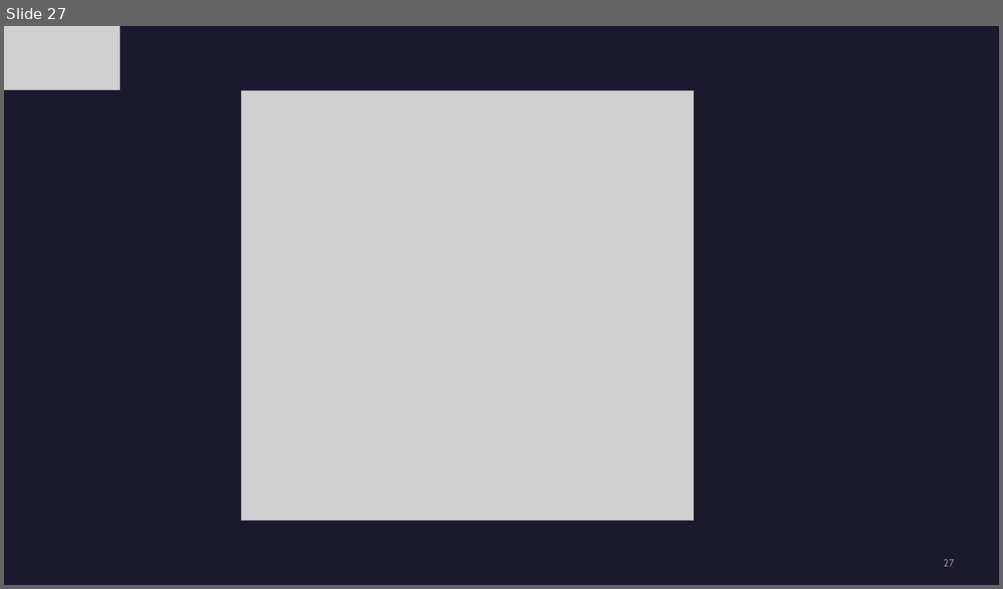
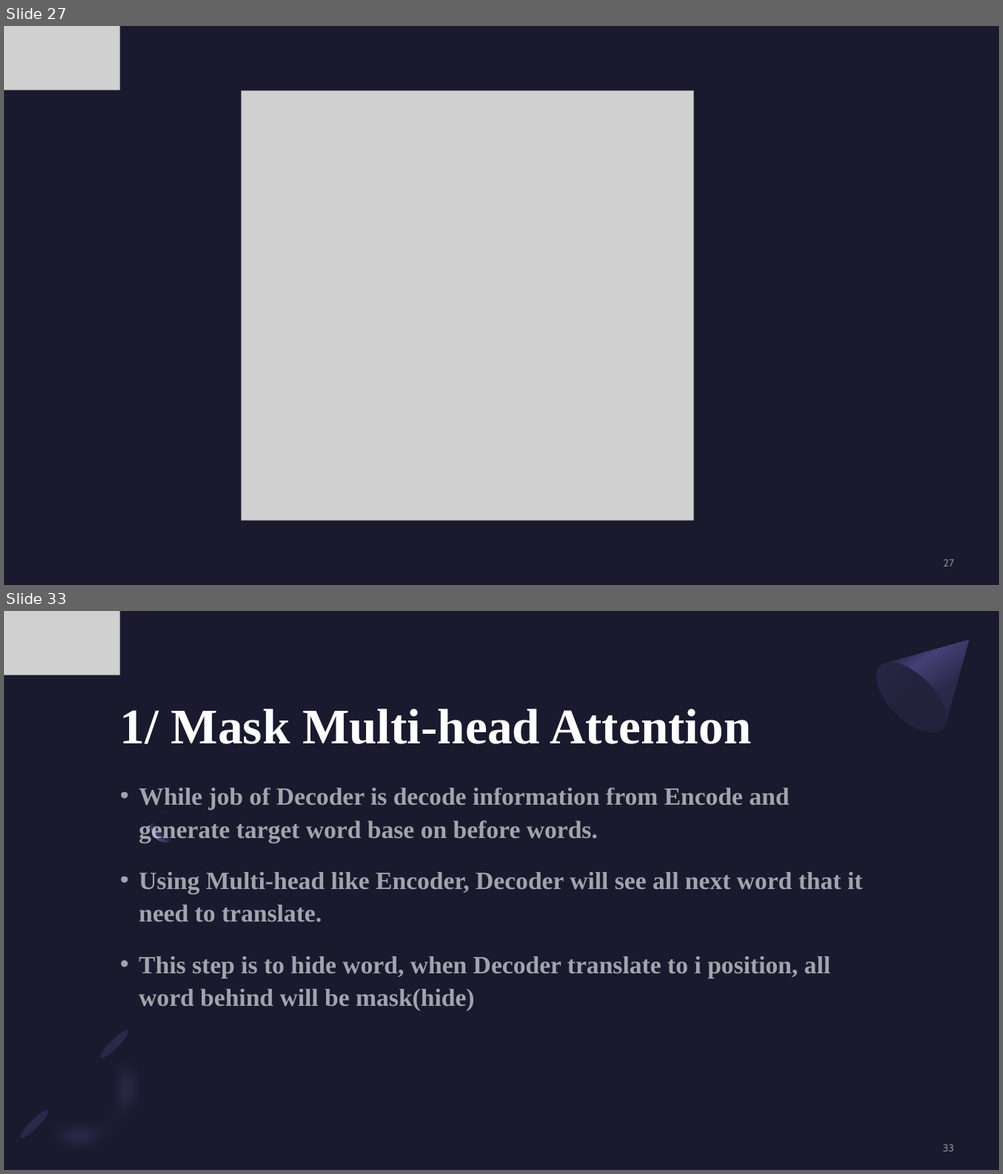
Before and after one commit to kiranes8c/CNTT2, a slide deck: DOC/Tuan 1 - Tìm hiểu machine translation.pptx. Shown one above the other, each under a label of ours: slide 27 before the commit, slides 27 and 33 after it; the slides between them are not shown. The pictures are 1003x589 and 1003x1174 pixels, drawn with LibreOffice and Linux fonts; fonts in the diff are those of the drawing; grey boxes stand for pictures. Boxes give left, top, right and bottom in pixels: in the first picture for what was removed or moved away, otherwise in the second. Text is boxed around its words. In the diff, an @@ line names an element or a change of style, - is before the commit and + after.

```diff
--- a/DOC/Tuan 1 - Tìm hiểu machine translation.pptx
+++ b/DOC/Tuan 1 - Tìm hiểu machine translation.pptx
@@ slide 33 added at box(4, 611, 999, 1170), background #1B192E @@
@@ picture added at box(4, 611, 119, 675) @@
@@ freeform shape added at box(865, 611, 999, 744), fill gradient #2C284A to #454075 to #1B192E @@
@@ ellipse added at box(864, 651, 958, 744), fill gradient #23213C to #2C284A @@
@@ title added at box(120, 709, 751, 744), 48 pt, text #FFFFFF, bold @@
+1/ Mask Multi-head Attention
@@ text added at box(139, 788, 862, 1011), 24 pt, text #FFFFFF at 60% opacity, bold @@
+• While job of Decoder is decode information from Encode and generate target word base on before words.
+• Using Multi-head like Encoder, Decoder will see all next word that it need to translate.
+• This step is to hide word, when Decoder translate to i position, all word behind will be mask(hide)
@@ ellipse added at box(151, 812, 180, 842), fill gradient #1B192E to #7771B2 @@
@@ freeform shape added at box(12, 1022, 183, 1170), fill #7771B2 at 40% opacity @@
@@ ellipse added at box(98, 1028, 131, 1062), fill #2C284A @@
@@ ellipse added at box(18, 1108, 51, 1142), fill #2C284A @@
@@ page number added at box(942, 1145, 953, 1152), 10 pt, text #A6A6A6 at 80% opacity @@
+33
```
Also in this commit, not shown: 1 slide changed, 5 other slides added, 3 slides removed.
